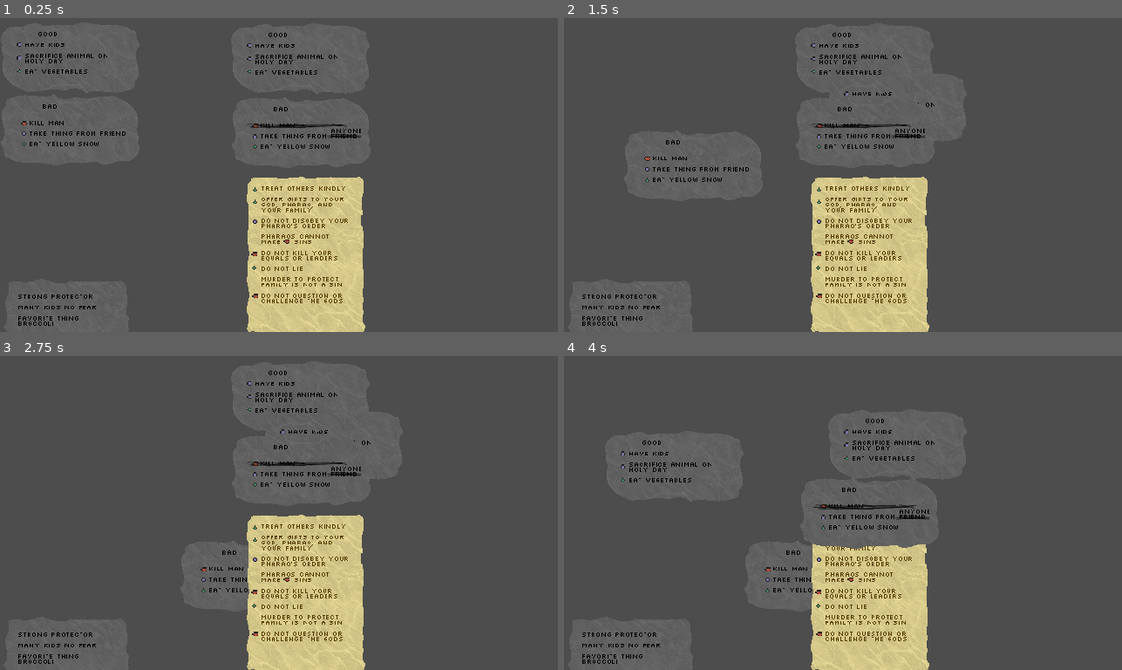
Above: before the commit, frames 1-4 (two rows, left to right).
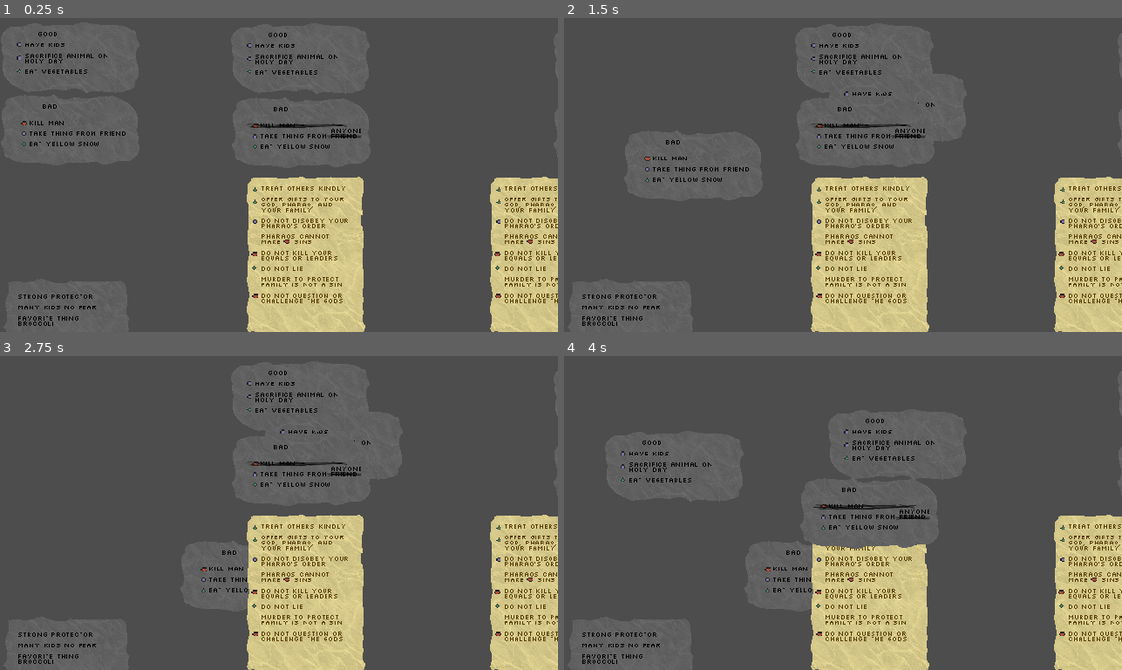
Above: after the commit, the same moments.

Repository: NicEastvillage/GMTKGameJam2024
Game: Godot game, scene res://scenes/content_preview.tscn
Same seed, same stepped clock (60 frames per second), same inputs: the game is played once before the commit and once after it. This scene is started directly instead of the project's main scene.
Inputs (mouse positions are in pixels of both pictures, inside the frame that each line leads up to):
- Up to frame 1 (0.25 s): no input
- Up to frame 2 (1.5 s): tap Enter at 0.5 s; drag from (636, 55) to (898, 105) at 0.52 s; tap Space at 1.25 s; drag from (636, 127) to (815, 237) at 1.27 s
- Up to frame 3 (2.75 s): tap Enter at 2 s; move the mouse to (306, 594) at 2.02 s; click (306, 594) at 2.17 s
- Up to frame 4 (4 s): tap Space at 2.75 s; drag from (865, 396) to (675, 465) at 2.77 s; tap Enter at 3.5 s; drag from (865, 469) to (870, 513) at 3.52 s

The runs differ from the first frame. In frame 1, 5.9% of the frame differs, in the area x 87-100%, y 5-100%; in frame 2, 5.9%; in frame 3, 5.9%; in frame 4, 5.9%.

Commit message:
Make two religions for stage 3

Diff:
--- /dev/null
+++ b/data/S3/S3_doc_restrictalism.tscn
@@ -0,0 +1,96 @@
+[gd_scene load_steps=12 format=3 uid="uid://dhgbdbaodso6l"]
+
+[ext_resource type="Script" path="res://scripts/draggable.gd" id="1_8akl8"]
+[ext_resource type="Texture2D" uid="uid://blbdgyvj8ix44" path="res://sprites/ScrollOpen.png" id="2_lla1x"]
+[ext_resource type="Theme" uid="uid://buyb8v1ge6h0c" path="res://Fonts/Stone Age.tres" id="3_iuu8g"]
+[ext_resource type="LabelSettings" uid="uid://68yv14anvw22" path="res://Fonts/font_egyptian.tres" id="4_vf5gt"]
+[ext_resource type="Texture2D" uid="uid://crxg2np84jiel" path="res://sprites/Diamond.png" id="5_w6f6w"]
+[ext_resource type="Texture2D" uid="uid://bcuanw0r63ce8" path="res://sprites/Circle.png" id="6_rtsk5"]
+[ext_resource type="Texture2D" uid="uid://bg13rcap4d682" path="res://sprites/Shield.png" id="7_k06p0"]
+[ext_resource type="AudioStream" uid="uid://dm2w7djhevvd4" path="res://sounds/paper4.wav" id="8_coayh"]
+[ext_resource type="AudioStream" uid="uid://b3yglo6ubp644" path="res://sounds/paper.wav" id="9_smx5y"]
+
+[sub_resource type="OccluderPolygon2D" id="OccluderPolygon2D_n02qm"]
+polygon = PackedVector2Array(-81, -65, -86, -57, -87, -15, -83, -5, -88, 14, -100, 14, -100, 26, 52, 26, 52, 14, 36, 14, 33, -22, 29, -31, 32, -39, 30, -57, 23, -61, 30, -71, 32, -119, 50, -119, 50, -129, -102, -129, -102, -119, -86, -119, -84, -105, -87, -100, -86, -75)
+
+[sub_resource type="RectangleShape2D" id="RectangleShape2D_fy7mq"]
+size = Vector2(129.733, 162)
+
+[node name="S3_doc_restrictalism" type="CharacterBody2D"]
+collision_layer = 4
+collision_mask = 0
+input_pickable = true
+script = ExtResource("1_8akl8")
+
+[node name="LightOccluder2D" type="LightOccluder2D" parent="."]
+visible = false
+position = Vector2(25, 53)
+occluder = SubResource("OccluderPolygon2D_n02qm")
+
+[node name="CollisionShape2D" type="CollisionShape2D" parent="."]
+position = Vector2(-0.866749, 1)
+shape = SubResource("RectangleShape2D_fy7mq")
+
+[node name="Tablet" type="Sprite2D" parent="."]
+rotation = 3.14159
+texture = ExtResource("2_lla1x")
+
+[node name="Label" type="Label" parent="."]
+offset_left = -52.0
+offset_top = -59.0
+offset_right = 56.0
+offset_bottom = 64.0
+theme = ExtResource("3_iuu8g")
+text = "     Restrictalism
+
+
+Men are born sinners
+
+Thou shall not grow beards
+
+Thou shall not eat pork or drink wine
+
+Thou shall not cry
+
+Two     sins shall be considered a    sin instead"
+label_settings = ExtResource("4_vf5gt")
+autowrap_mode = 3
+
+[node name="Diamond" type="Sprite2D" parent="."]
+position = Vector2(-57, -37.5)
+texture = ExtResource("5_w6f6w")
+
+[node name="Diamond3" type="Sprite2D" parent="."]
+position = Vector2(-57, 11.5)
+texture = ExtResource("5_w6f6w")
+
+[node name="Circle4" type="Sprite2D" parent="."]
+position = Vector2(-28, 23.5)
+texture = ExtResource("6_rtsk5")
+
+[node name="Circle6" type="Sprite2D" parent="."]
+position = Vector2(-57, -4.5)
+texture = ExtResource("6_rtsk5")
+
+[node name="Circle5" type="Sprite2D" parent="."]
+position = Vector2(-22, 23.5)
+texture = ExtResource("6_rtsk5")
+
+[node name="Circle7" type="Sprite2D" parent="."]
+position = Vector2(-57, -22.5)
+texture = ExtResource("6_rtsk5")
+
+[node name="Shield" type="Sprite2D" parent="."]
+position = Vector2(19, 30.5)
+texture = ExtResource("7_k06p0")
+
+[node name="SelectedSound" type="AudioStreamPlayer2D" parent="."]
+position = Vector2(-1, -1)
+stream = ExtResource("8_coayh")
+
+[node name="DroppedSound" type="AudioStreamPlayer2D" parent="."]
+position = Vector2(-1, -2)
+stream = ExtResource("9_smx5y")
+
+[connection signal="mouse_entered" from="." to="." method="_on_mouse_entered"]
+[connection signal="mouse_exited" from="." to="." method="_on_mouse_exited"]
--- /dev/null
+++ b/data/S3/S3_doc_virtuology.tscn
@@ -0,0 +1,84 @@
+[gd_scene load_steps=12 format=3 uid="uid://bsoexd6xmlnte"]
+
+[ext_resource type="Script" path="res://scripts/draggable.gd" id="1_5vbxh"]
+[ext_resource type="Texture2D" uid="uid://blbdgyvj8ix44" path="res://sprites/ScrollOpen.png" id="2_y2vr4"]
+[ext_resource type="Theme" uid="uid://buyb8v1ge6h0c" path="res://Fonts/Stone Age.tres" id="3_hrinj"]
+[ext_resource type="LabelSettings" uid="uid://68yv14anvw22" path="res://Fonts/font_egyptian.tres" id="4_n30if"]
+[ext_resource type="Texture2D" uid="uid://crxg2np84jiel" path="res://sprites/Diamond.png" id="5_uv4f1"]
+[ext_resource type="Texture2D" uid="uid://bcuanw0r63ce8" path="res://sprites/Circle.png" id="6_pjwxo"]
+[ext_resource type="Texture2D" uid="uid://bg13rcap4d682" path="res://sprites/Shield.png" id="7_e53oy"]
+[ext_resource type="AudioStream" uid="uid://dm2w7djhevvd4" path="res://sounds/paper4.wav" id="8_h5cj5"]
+[ext_resource type="AudioStream" uid="uid://b3yglo6ubp644" path="res://sounds/paper.wav" id="9_pfen8"]
+
+[sub_resource type="OccluderPolygon2D" id="OccluderPolygon2D_n02qm"]
+polygon = PackedVector2Array(-81, -65, -86, -57, -87, -15, -83, -5, -88, 14, -100, 14, -100, 26, 52, 26, 52, 14, 36, 14, 33, -22, 29, -31, 32, -39, 30, -57, 23, -61, 30, -71, 32, -119, 50, -119, 50, -129, -102, -129, -102, -119, -86, -119, -84, -105, -87, -100, -86, -75)
+
+[sub_resource type="RectangleShape2D" id="RectangleShape2D_fy7mq"]
+size = Vector2(129.733, 162)
+
+[node name="S3_doc_virtuology" type="CharacterBody2D"]
+collision_layer = 4
+collision_mask = 0
+input_pickable = true
+script = ExtResource("1_5vbxh")
+
+[node name="LightOccluder2D" type="LightOccluder2D" parent="."]
+visible = false
+position = Vector2(25, 53)
+occluder = SubResource("OccluderPolygon2D_n02qm")
+
+[node name="CollisionShape2D" type="CollisionShape2D" parent="."]
+position = Vector2(-0.866749, 1)
+shape = SubResource("RectangleShape2D_fy7mq")
+
+[node name="Tablet" type="Sprite2D" parent="."]
+rotation = 3.14159
+texture = ExtResource("2_y2vr4")
+
+[node name="Label" type="Label" parent="."]
+offset_left = -52.0
+offset_top = -59.0
+offset_right = 56.0
+offset_bottom = 64.0
+theme = ExtResource("3_hrinj")
+text = "     Virtuology
+
+
+Paying respect to your elders
+
+Stand up to injustice
+
+Spread virtuology to the uncultured
+
+Spend your riches on the poor
+
+Every day is holy"
+label_settings = ExtResource("4_n30if")
+autowrap_mode = 3
+
+[node name="Diamond" type="Sprite2D" parent="."]
+position = Vector2(-57, -35.5)
+texture = ExtResource("5_uv4f1")
+
+[node name="Diamond3" type="Sprite2D" parent="."]
+position = Vector2(-57, 13.5)
+texture = ExtResource("5_uv4f1")
+
+[node name="Circle7" type="Sprite2D" parent="."]
+position = Vector2(-57, -18)
+texture = ExtResource("6_pjwxo")
+
+[node name="Shield" type="Sprite2D" parent="."]
+position = Vector2(-57, -4)
+texture = ExtResource("7_e53oy")
+
+[node name="SelectedSound" type="AudioStreamPlayer2D" parent="."]
+position = Vector2(-1, -1)
+stream = ExtResource("8_h5cj5")
+
+[node name="DroppedSound" type="AudioStreamPlayer2D" parent="."]
+position = Vector2(-1, -2)
+stream = ExtResource("9_pfen8")
+
+[connection signal="mouse_entered" from="." to="." method="_on_mouse_entered"]
+[connection signal="mouse_exited" from="." to="." method="_on_mouse_exited"]
--- a/scenes/content_preview.tscn
+++ b/scenes/content_preview.tscn
@@ -16,6 +16,8 @@
 [ext_resource type="PackedScene" uid="uid://cylw25p6vqxvt" path="res://data/S2/S2P2_Imhotep/S2P2_life.tscn" id="14_pdd7n"]
 [ext_resource type="PackedScene" uid="uid://l3epybon0i5w" path="res://data/S2/S2P3_Teti/S2P3_cert.tscn" id="15_kd0eg"]
 [ext_resource type="PackedScene" uid="uid://c2j821jx4effq" path="res://data/S2/S2P3_Teti/S2P3_life.tscn" id="16_0uu3j"]
+[ext_resource type="PackedScene" uid="uid://bsoexd6xmlnte" path="res://data/S3/S3_doc_virtuology.tscn" id="17_12nal"]
+[ext_resource type="PackedScene" uid="uid://dhgbdbaodso6l" path="res://data/S3/S3_doc_restrictalism.tscn" id="18_a458g"]
 
 [node name="ContentPreview" type="Node2D"]
 
@@ -73,3 +75,20 @@
 
 [node name="S2P3_life" parent="Stage2_Egyptian" instance=ExtResource("16_0uu3j")]
 position = Vector2(426, 893)
+
+[node name="Stage3_Reformation" type="Node2D" parent="."]
+
+[node name="S1_doc_1" parent="Stage3_Reformation" instance=ExtResource("2_g1r0t")]
+position = Vector2(716, 47)
+
+[node name="S2_doc_mod_S1_2" parent="Stage3_Reformation" instance=ExtResource("10_ap2pa")]
+position = Vector2(716, 130)
+
+[node name="S2_doc_1" parent="Stage3_Reformation" instance=ExtResource("9_u3c8l")]
+position = Vector2(631, 273)
+
+[node name="S3_doc_virtuology" parent="Stage3_Reformation" instance=ExtResource("17_12nal")]
+position = Vector2(787, 274)
+
+[node name="S3_doc_restrictalism" parent="Stage3_Reformation" instance=ExtResource("18_a458g")]
+position = Vector2(959, 274)
Not shown: 1 places in scenes/content_preview.tscn that only renumber resources
